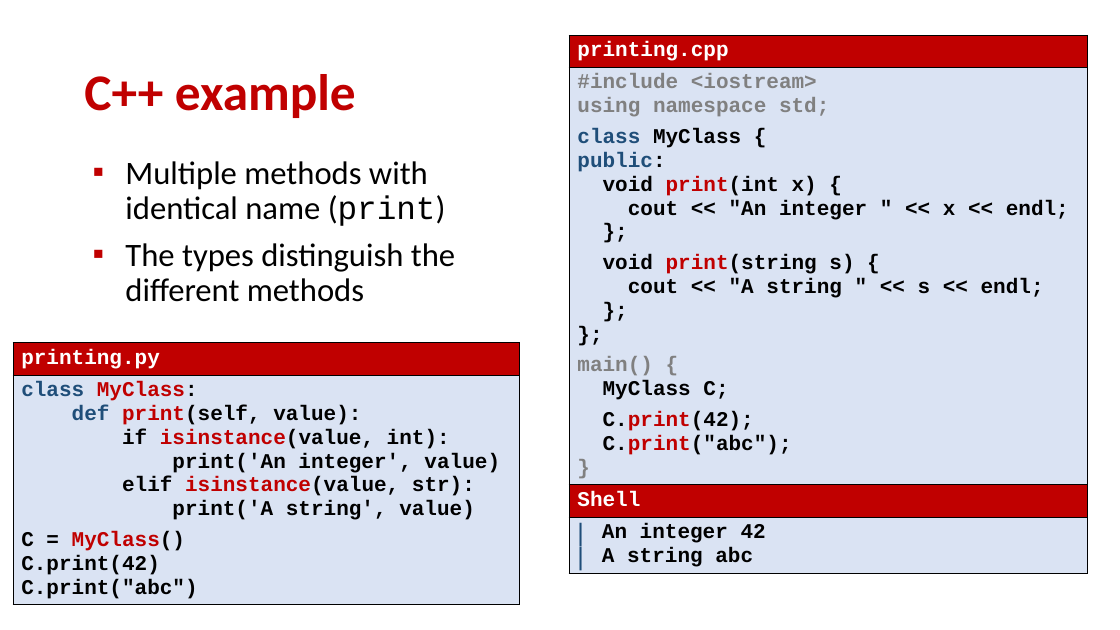
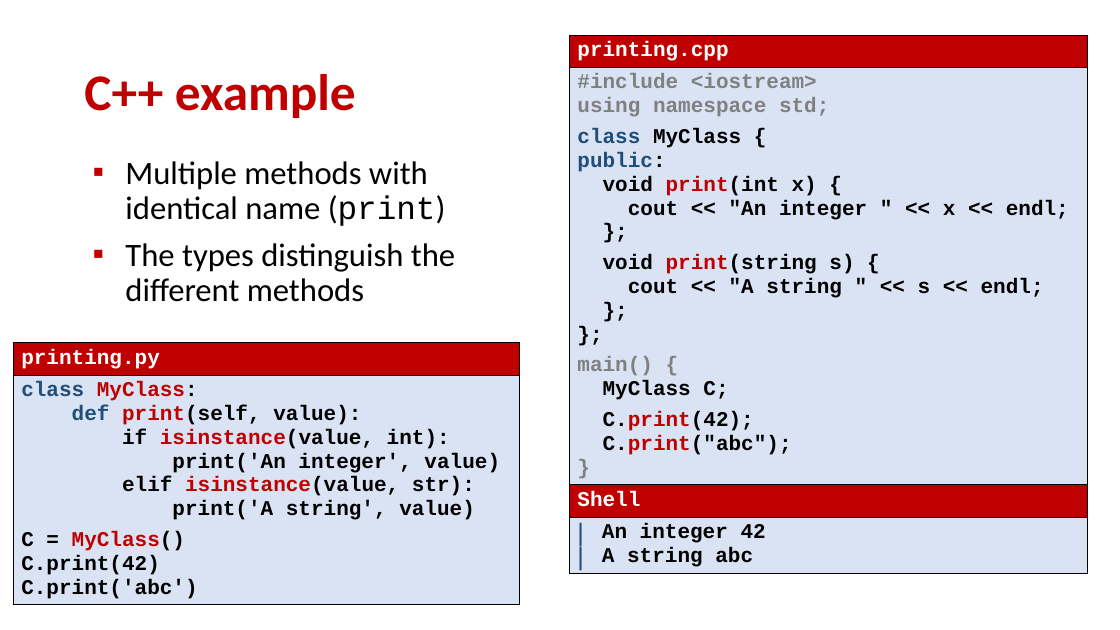
Before and after one commit to gsbrodal/gsbrodal.github.io, a slide deck: slide 21 of ipsa/slides/hierarchies.pptx. Drawn at 1120x630 pixels with LibreOffice and Linux fonts; fonts in the diff are those of the drawing. Boxes give left, top, right and bottom in pixels: in the first picture for what was removed or moved away, otherwise in the second. Text is boxed around its words. In the diff, an @@ line names an element or a change of style, - is before the commit and + after.

Commit message:
class hierarchies slides

```diff
--- a/ipsa/slides/hierarchies.pptx
+++ b/ipsa/slides/hierarchies.pptx
@@ table at [13, 343, 518, 618] @@
@@ row 2, column 1: "class MyClass: / def print(self, value): / if isinstance(value, int): / print('An integer', value) / elif isinstance(value, str): / print('A string', value) / C = MyClass() / C.print(42) / C.print("abc")" to "class MyClass: / def print(self, value): / if isinstance(value, int): / print('An integer', value) / elif isinstance(value, str): / print('A string', value) / C = MyClass() / C.print(42) / C.print('abc')" @@
```
Also in this commit, not shown: 2 other slides changed, 3 other files.
